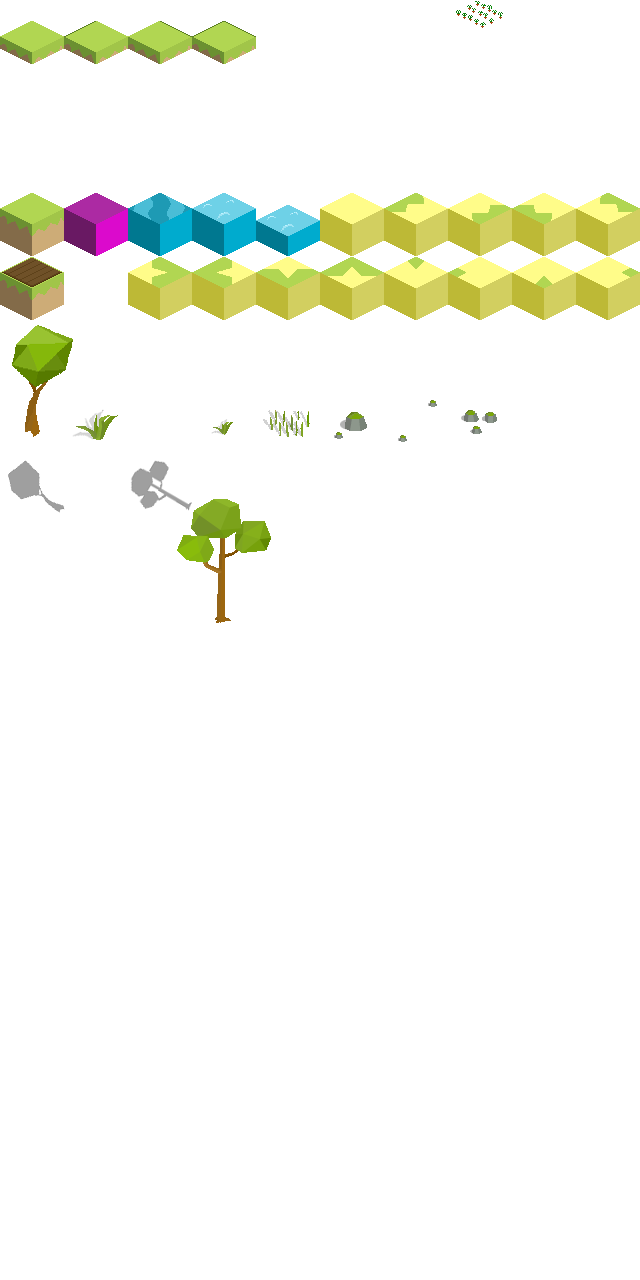
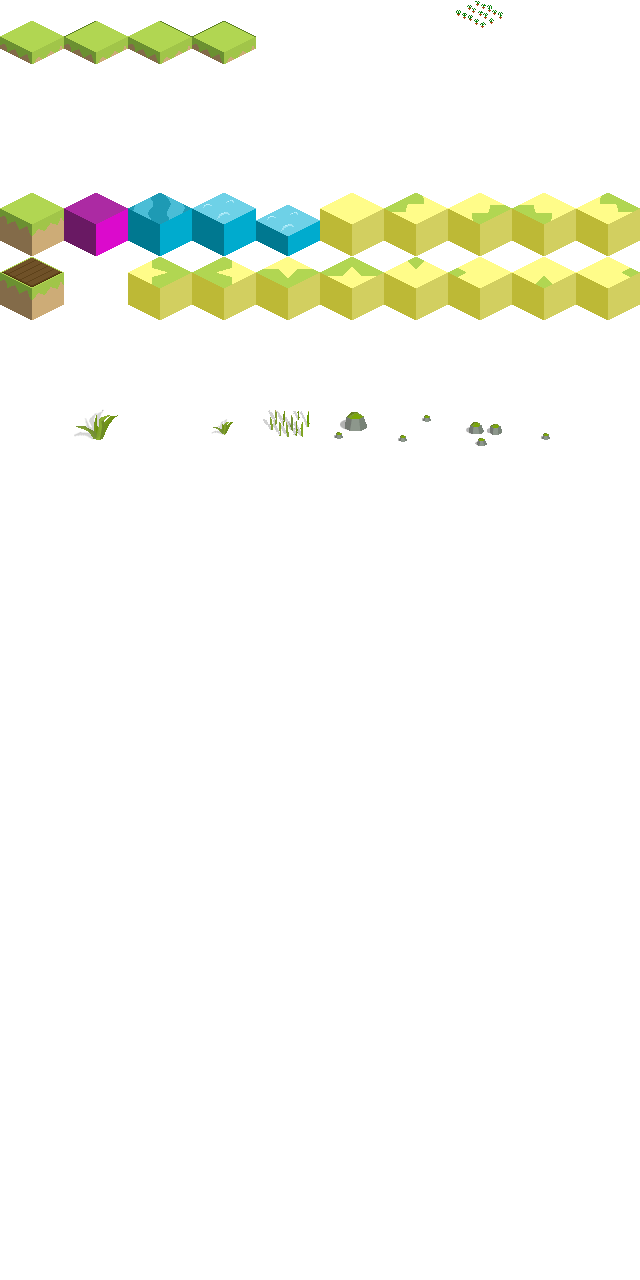
Comparing the layer stacks of the two (640, 1280) images. Changes:
painted on "grid.png" over (8, 325, 550, 623)
